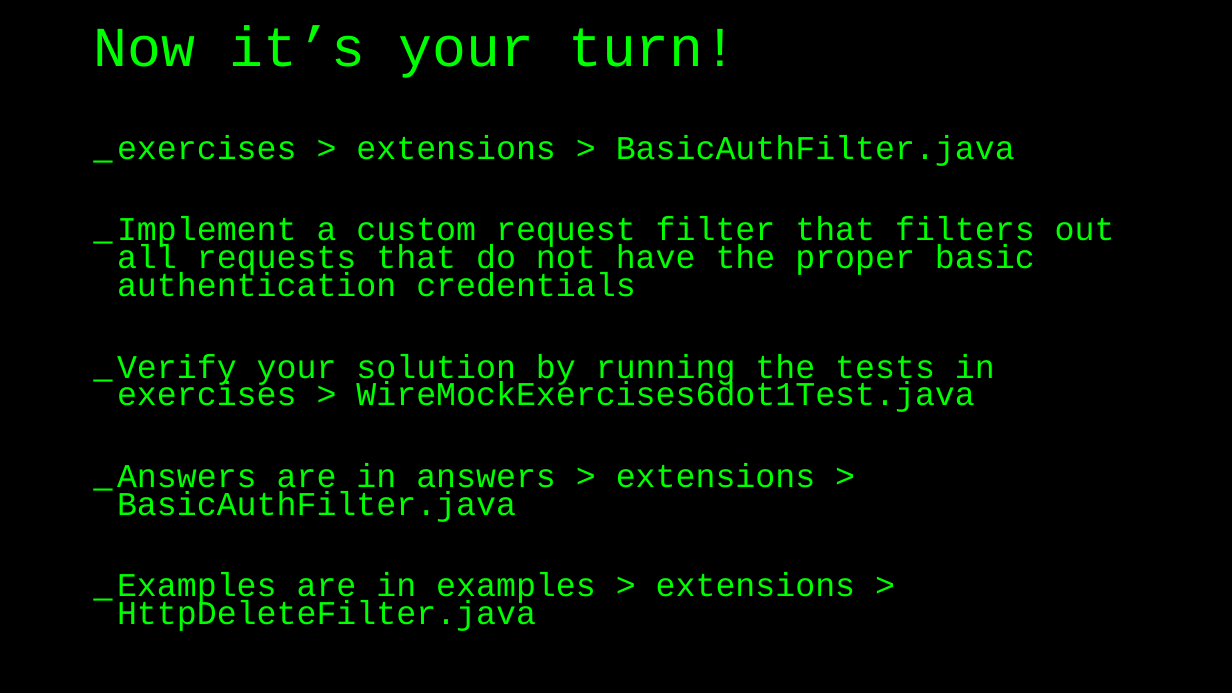
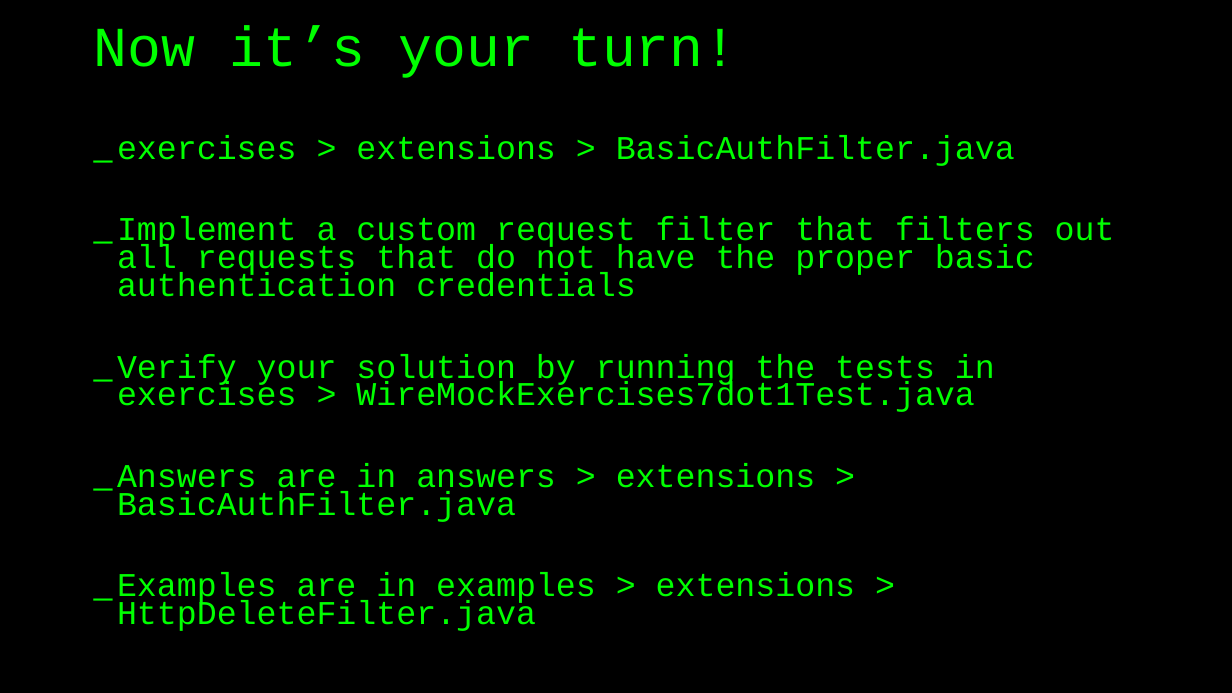
Before and after one commit to basdijkstra/wiremock-workshop, a slide deck: slide 69 of wiremock_workshop.pptx (slide 65 before the commit). Drawn at 1232x693 pixels with LibreOffice and Linux fonts; fonts in the diff are those of the drawing. Boxes give left, top, right and bottom in pixels: in the first picture for what was removed or moved away, otherwise in the second. Text is boxed around its words. In the diff, an @@ line names an element or a change of style, - is before the commit and + after.

```diff
--- a/wiremock_workshop.pptx
+++ b/wiremock_workshop.pptx
@@ text at <box>117,354,995,412</box>: text changed @@
-_ Verify your solution by running the tests in exercises > WireMockExercises6dot1Test.java
+_ Verify your solution by running the tests in exercises > WireMockExercises7dot1Test.java
```
Also in this commit, not shown: 5 other slides changed, 4 slides added, 2 other files.
